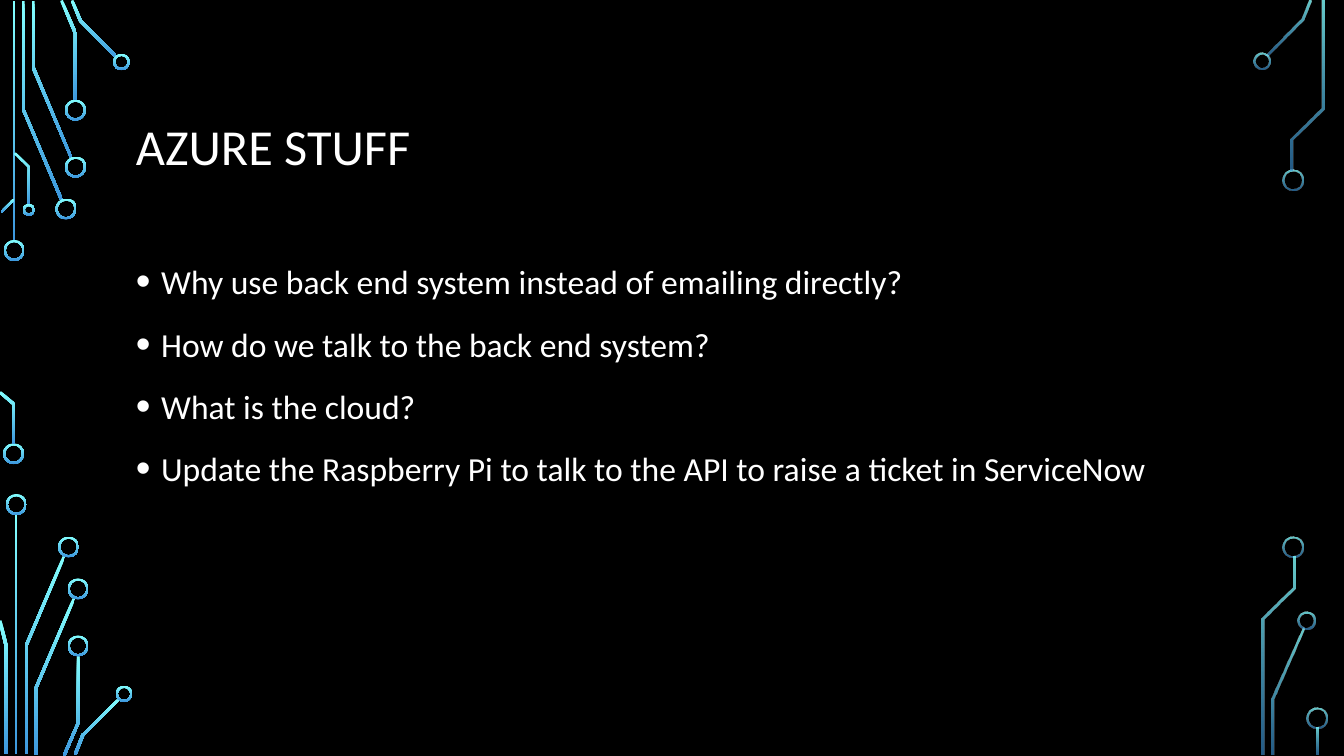
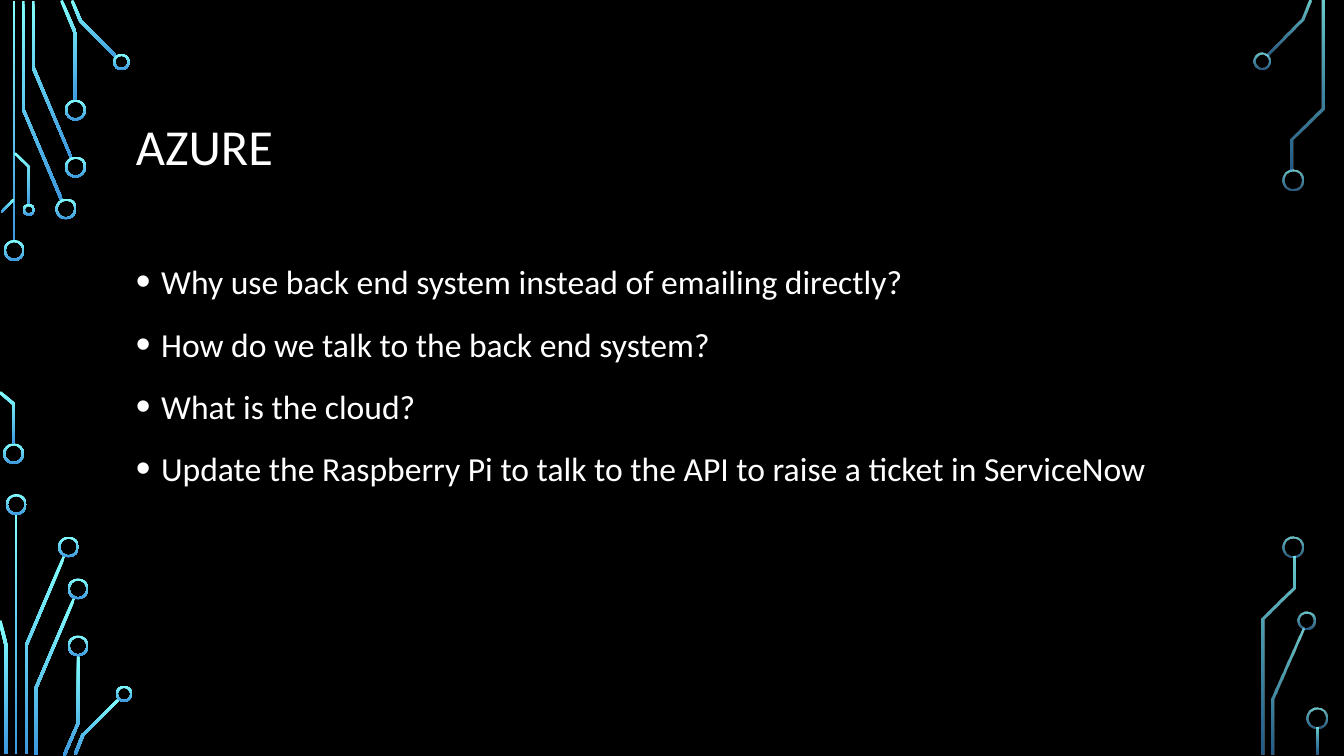
Before and after one commit to andrewjvelez/smap, a slide deck: slide 30 of docs/SMAP Materials Unbranded.pptx (slide 27 before the commit). Drawn at 1344x756 pixels with LibreOffice and Linux fonts; fonts in the diff are those of the drawing; background and template pictures are left out. Boxes give left, top, right and bottom in pixels: in the first picture for what was removed or moved away, otherwise in the second. Text is boxed around its words. In the diff, an @@ line names an element or a change of style, - is before the commit and + after.

```diff
--- a/docs/SMAP Materials Unbranded.pptx
+++ b/docs/SMAP Materials Unbranded.pptx
@@ title at (136, 132, 273, 166): text changed @@
-AZURE STUFF
+AZURE
```
Also in this commit, not shown: 3 slides added.
